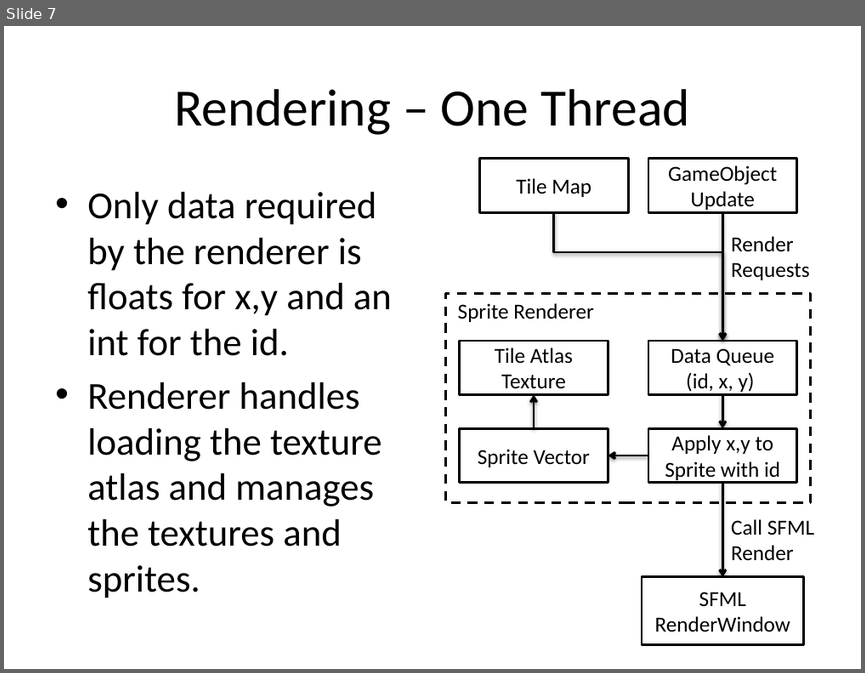
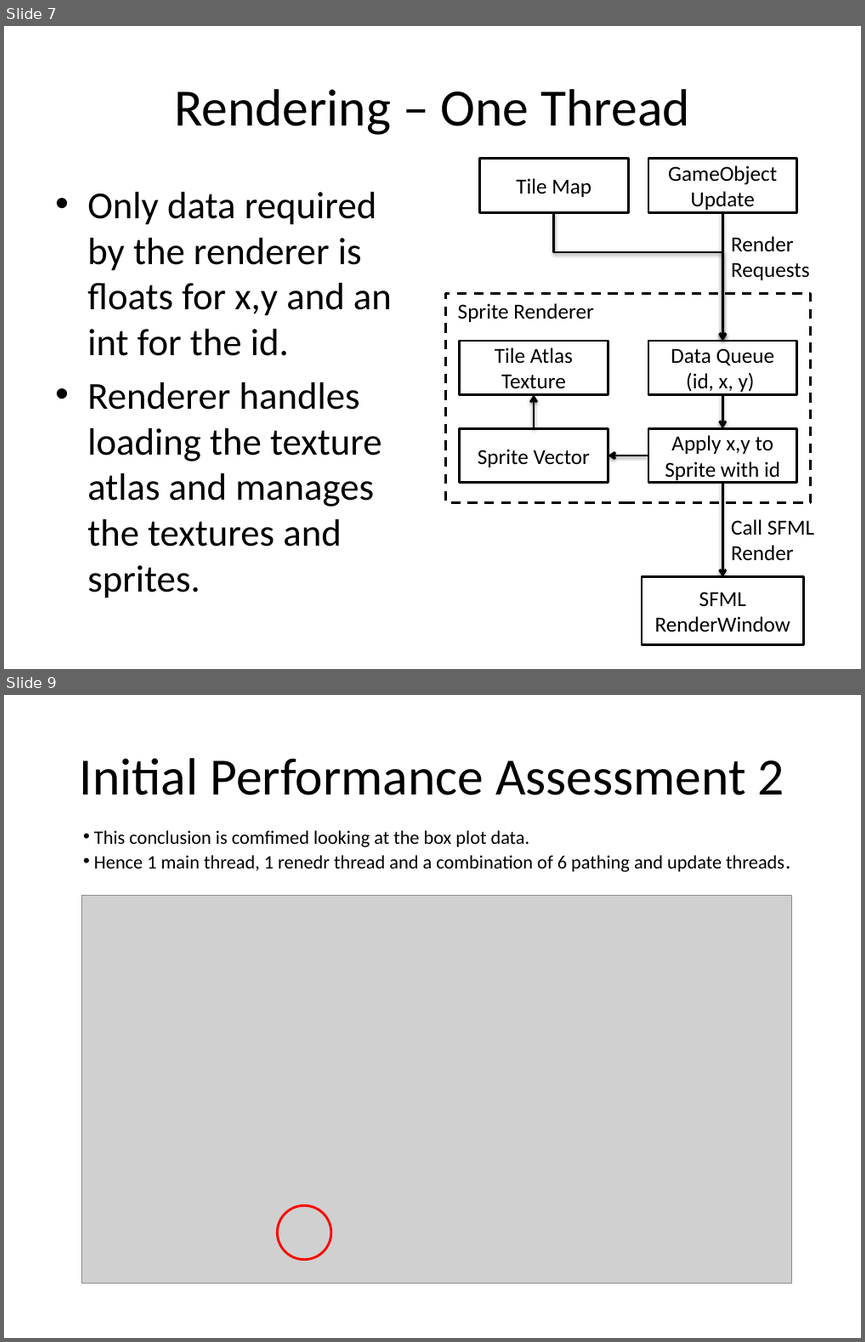
Before and after one commit to jammy2232/CMP202, a slide deck: documentation/CMP202 – Data and Algorithms 2.pptx. Shown one above the other, each under a label of ours: slide 7 before the commit, slides 7 and 9 after it; the slides between them are not shown. The pictures are 865x673 and 865x1342 pixels, drawn with LibreOffice and Linux fonts; fonts in the diff are those of the drawing; grey boxes stand for pictures. Boxes give left, top, right and bottom in pixels: in the first picture for what was removed or moved away, otherwise in the second. Text is boxed around its words. In the diff, an @@ line names an element or a change of style, - is before the commit and + after.

```diff
--- a/documentation/CMP202 – Data and Algorithms 2.pptx
+++ b/documentation/CMP202 – Data and Algorithms 2.pptx
@@ slide 9 added at bbox=[4, 695, 861, 1338], background #FFFFFF @@
@@ title added at bbox=[80, 758, 784, 795], 44 pt, text #000000 @@
+Initial Performance Assessment 2
@@ text added at bbox=[94, 830, 784, 872], 16 pt, text #000000 @@
+• This conclusion is comfimed looking at the box plot data.
+• Hence 1 main thread, 1 renedr thread and a combination of 6 pathing and update threads.
@@ picture added at bbox=[82, 895, 791, 1281] @@
@@ ellipse added at bbox=[278, 1205, 331, 1259], outline #FF0000 2 pt @@
```
Also in this commit, not shown: 5 slides changed, 6 other slides added, 20 other files.
